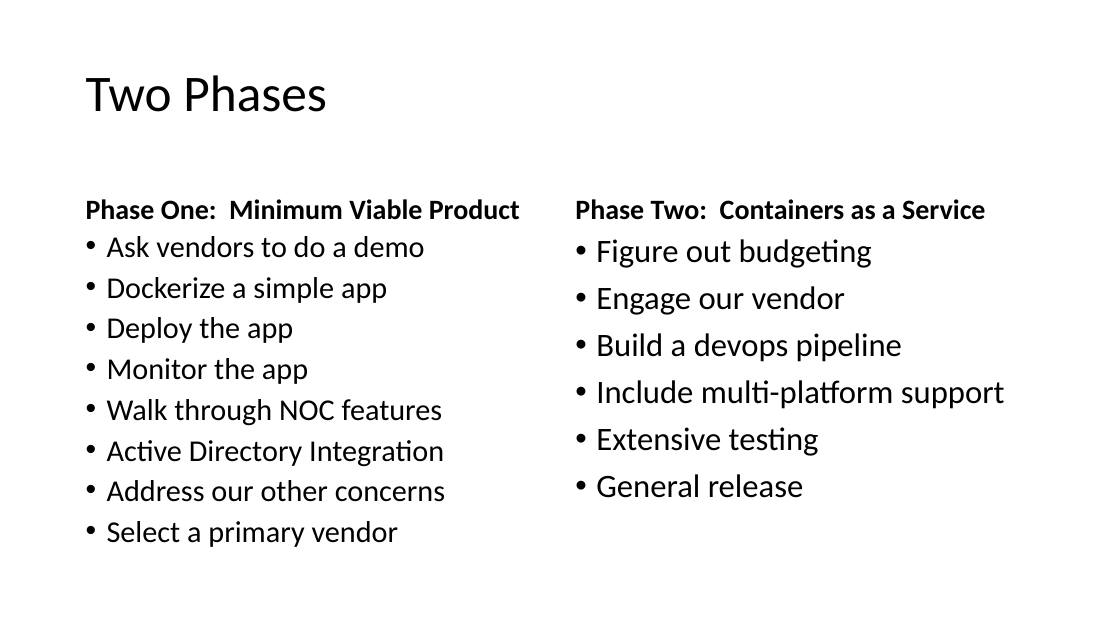
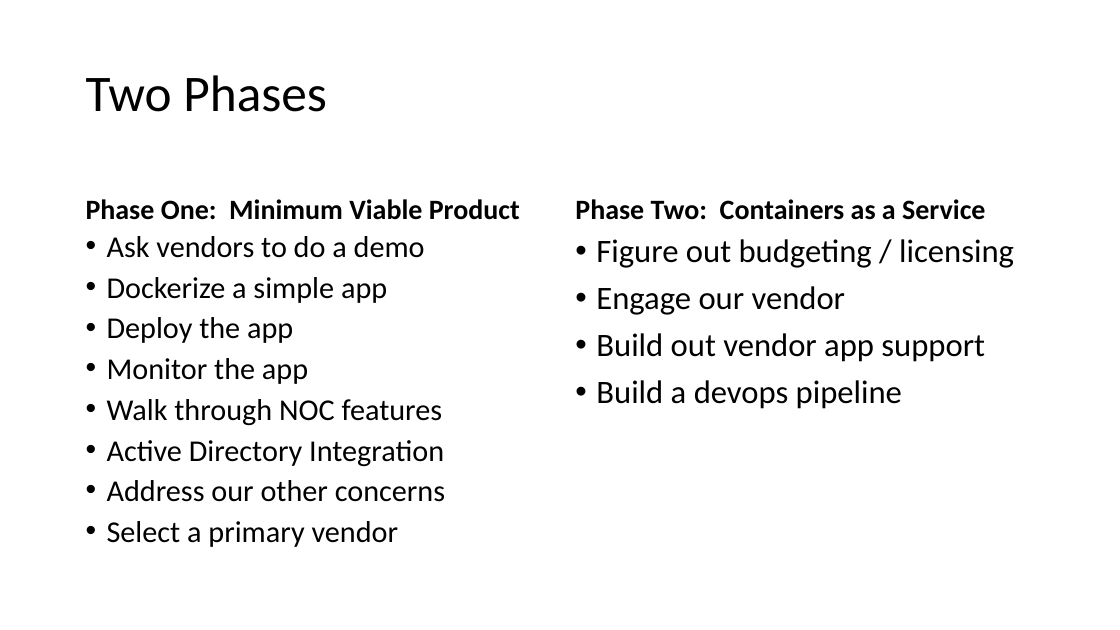
Before and after one commit to EnterpriseProductsLP/docker-straw-man, a slide deck: slide 3 of Docker Proofs of Concept.pptx. Drawn at 1120x630 pixels with LibreOffice and Linux fonts; fonts in the diff are those of the drawing. Boxes give left, top, right and bottom in pixels: in the first picture for what was removed or moved away, otherwise in the second. Text is boxed around its words. In the diff, an @@ line names an element or a change of style, - is before the commit and + after.

```diff
--- a/Docker Proofs of Concept.pptx
+++ b/Docker Proofs of Concept.pptx
@@ text at [596,239,1014,268]: text changed @@
-• Figure out budgeting
+• Figure out budgeting / licensing
@@ text at [596,333,985,362]: paragraph added @@
+• Build out vendor app support
@@ text at [596,380,1005,498]: paragraphs removed @@
-• Include multi-platform support
-• Extensive testing
-• General release
```
Also in this commit, not shown: 8 other slides changed, 1 slide removed.
